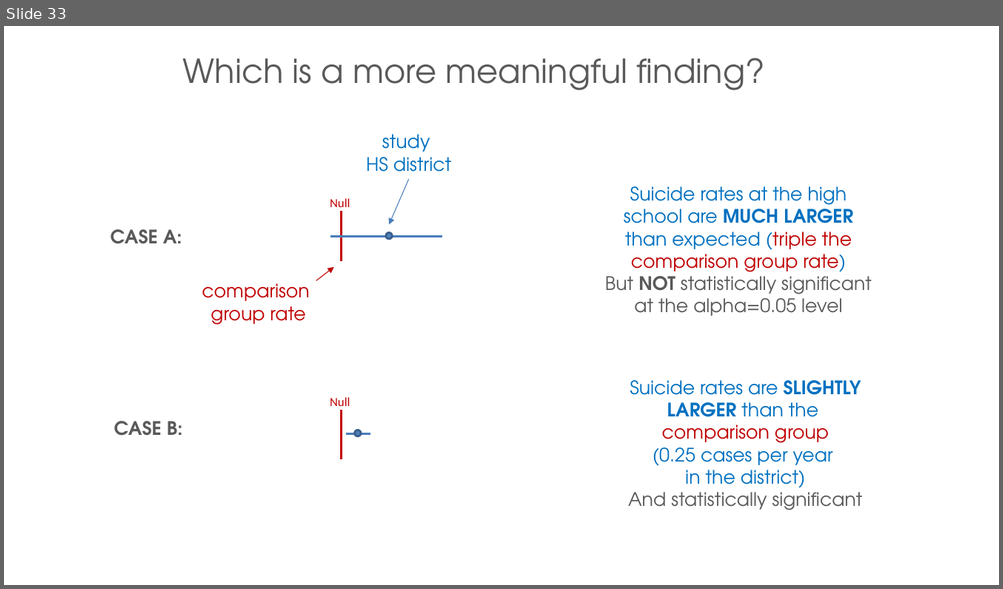
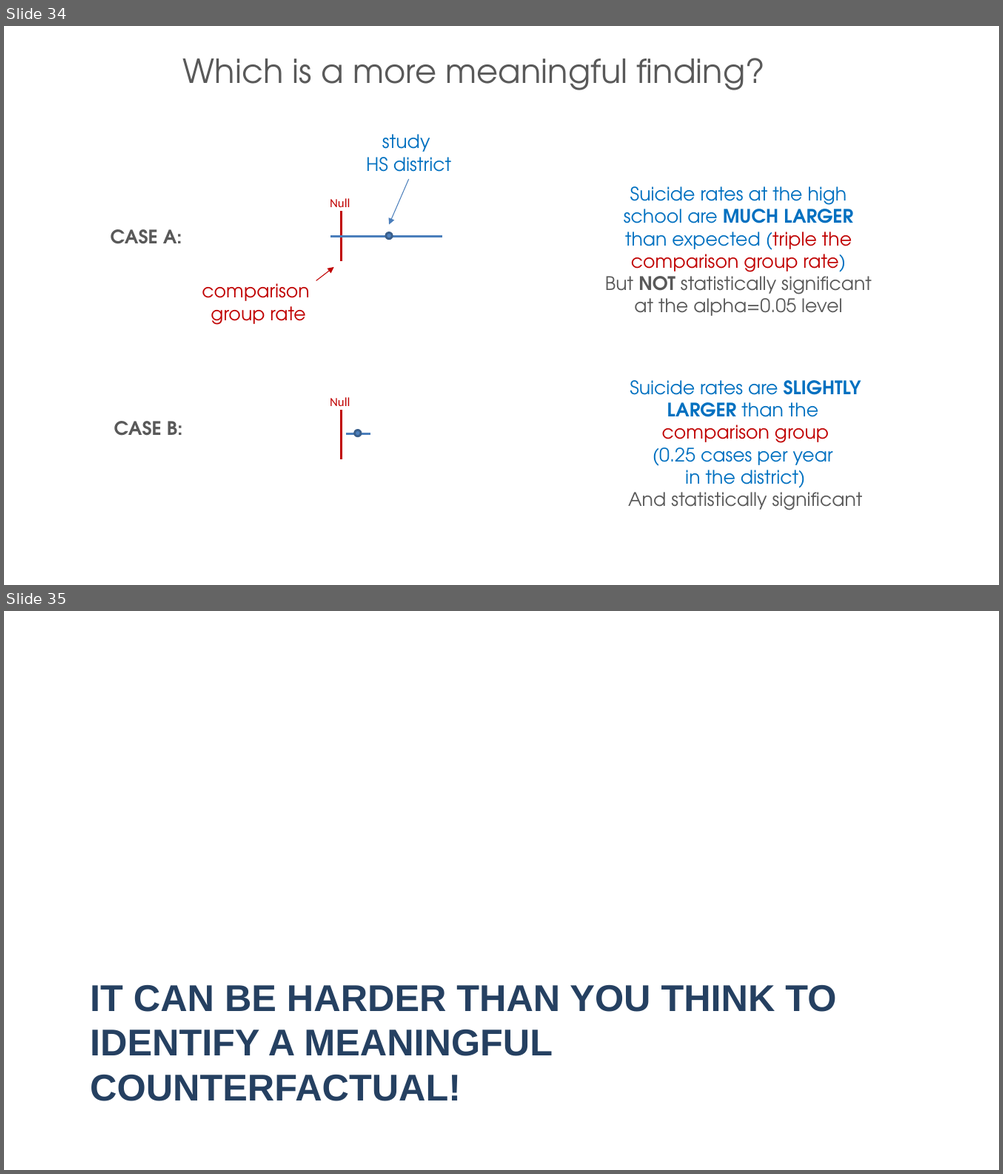
Before and after one commit to DS4PS/cpp-524-spr-2020, a slide deck: lectures/p-01-intro-to-counterfactuals.pptx. Shown one above the other, each under a label of ours: slide 33 before the commit, slides 34 and 35 after it. The pictures are 1003x589 and 1003x1174 pixels, drawn with LibreOffice and Linux fonts; fonts in the diff are those of the drawing. Boxes give left, top, right and bottom in pixels: in the first picture for what was removed or moved away, otherwise in the second. Text is boxed around its words. In the diff, an @@ line names an element or a change of style, - is before the commit and + after.

```diff
--- a/lectures/p-01-intro-to-counterfactuals.pptx
+++ b/lectures/p-01-intro-to-counterfactuals.pptx
@@ slide 35 added at [4,611,999,1170], background #FFFFFF @@
@@ title added at [90,985,836,1056], 36 pt, text #254061, bold @@
+IT CAN BE HARDER THAN YOU THINK TO IDENTIFY A MEANINGFUL COUNTERFACTUAL!
@@ what was slide 33 is now slide 34 @@
```
Also in this commit, not shown: 2 slides changed, 13 other slides added, 6 other files.
